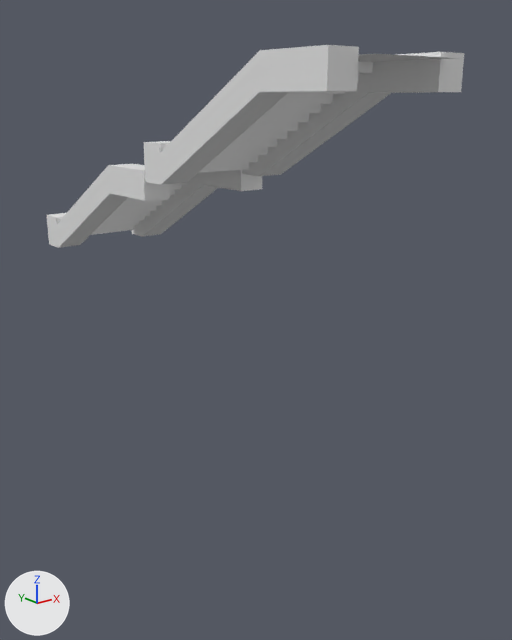
Two versions of the FBX model Assets/Map/Mesh/Stairs.fbx, one commit apart.
Rendered twice from a 50 mm camera at (-8.43, -166.65, 8.19) aimed at (2.59, -152.87, 2.68). The lights are fixed; the arrows at lower left show +X, +Y and +Z. Where no turn or scale is listed for an object, it has been applied to the vertices. Vertices at the same position are counted once.

Script lines for the objects in view, before the commit:
```python
me_sidestair = bpy.data.meshes.new('SideStair')
me_sidestair.from_pydata(...)  # 80 vertices, 72 faces; spans x -1.85..1.8, y -11.83..0.35, z -0.09..5.05
me_stair = bpy.data.meshes.new('Stair')
me_stair.from_pydata(...)  # 102 vertices, 50 faces; spans x -1.13..1.13, y -12.19..0.19, z 0.06..4.93
# before: 100 (-1.13, -12.19, 4.93), 101 (1.13, -12.19, 4.93)
ob_sidestair = bpy.data.objects.new('SideStair', me_sidestair)
ob_sidestair.location = (1.95, -146.0, 3.95)
ob_stair = bpy.data.objects.new('Stair', me_stair)
ob_stair.location = (1.95, -146.0, 3.95)
```
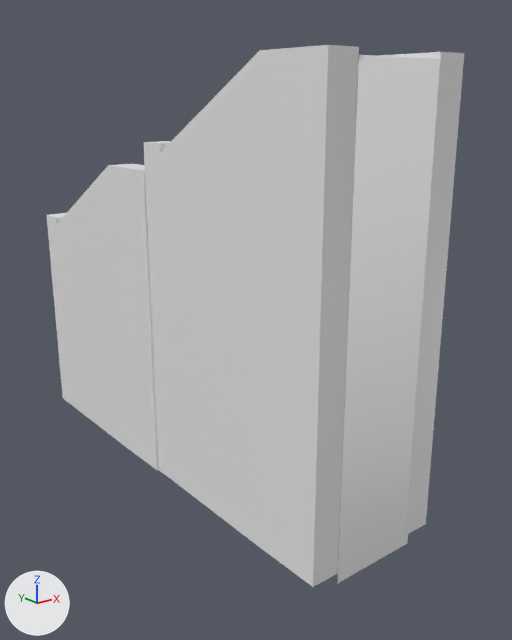
The newer file is also turned or shifted as a whole; pictures and numbers use the older file's frame.

What differs and where, as boxes [x1, y1, x2, y2] in the pictures (512 x 640 px; the box of a moved part takes in the faces that stretch with it):
'SideStair', reshaped (166% taller): before [47, 45, 464, 248]; after [47, 45, 464, 587]
'Stair', reshaped: before [91, 54, 453, 235]; after [338, 55, 440, 583]
part 1 of me_stair, built on: before [358, 54, 452, 62]; after [338, 55, 440, 583]
part 2 of me_sidestair, moved or reshaped: before [108, 151, 262, 201]; after [108, 151, 173, 480]
part 3 of me_sidestair, moved or reshaped: before [47, 166, 218, 248]; after [47, 166, 125, 446]
part 4 of me_sidestair, moved or reshaped: before [327, 45, 464, 92]; after [313, 45, 464, 587]
part 5 of me_sidestair, moved or reshaped: before [160, 45, 441, 185]; after [160, 45, 441, 587]

The edits, one by one:
me_stair has 102 vertices, 50 faces and spans x -1.13..1.13, y -12.19..0.19, z 0.06..4.93.
me_stair is used by ob_stair; location (1.95, -146.0, 3.95).
Verts and faces of me_stair; kept vertices keep their numbers, new ones are numbered from 102.
Part 1, on me_stair:
Vertex 100 moves to (-1.13, -11.83, 4.93), pixel (358, 54).
Vertex 101 moves to (1.13, -11.83, 4.93), pixel (443, 59).
New vertex 104 is at (-1.13, -11.83, -5.54), pixel (337, 583).
New vertex 105 is at (1.13, -11.83, -5.54), pixel (407, 543).
New faces: (100, 104, 105, 101).
me_sidestair is used by ob_sidestair; location (1.95, -146.0, 3.95).
me_sidestair had 80 vertices, 72 faces and spanned x -1.85..1.8, y -11.83..0.35, z -0.09..5.05.
me_sidestair now has 80 vertices, 72 faces and spans x -1.85..1.8, y -11.83..0.35, z -5.28..5.05.
me_sidestair part 2: all 16 vertices in x -1.85..1.8, y -6.45..-3.99, z 1.91..2.34 are scaled about their middle by (1, 1, 0), then moved by (0.0, 0.0, -7.41).
me_sidestair part 3: all 8 vertices in x -1.81..1.8, y -0.36..0.35, z -0.09 are scaled about their middle by (1, 1, 0), then moved by (0.0, 0.0, -7.41).
me_sidestair part 4: all 4 vertices in x -1.85..1.76, y -11.83, z 4.34 are scaled about their middle by (1, 1, 0), then moved by (0.0, 0.0, -7.41).
me_sidestair part 5: all 4 vertices in x -1.85..1.76, y -10.08, z 4.34 are scaled about their middle by (1, 1, 0), then moved by (0.0, 0.0, -7.41).
